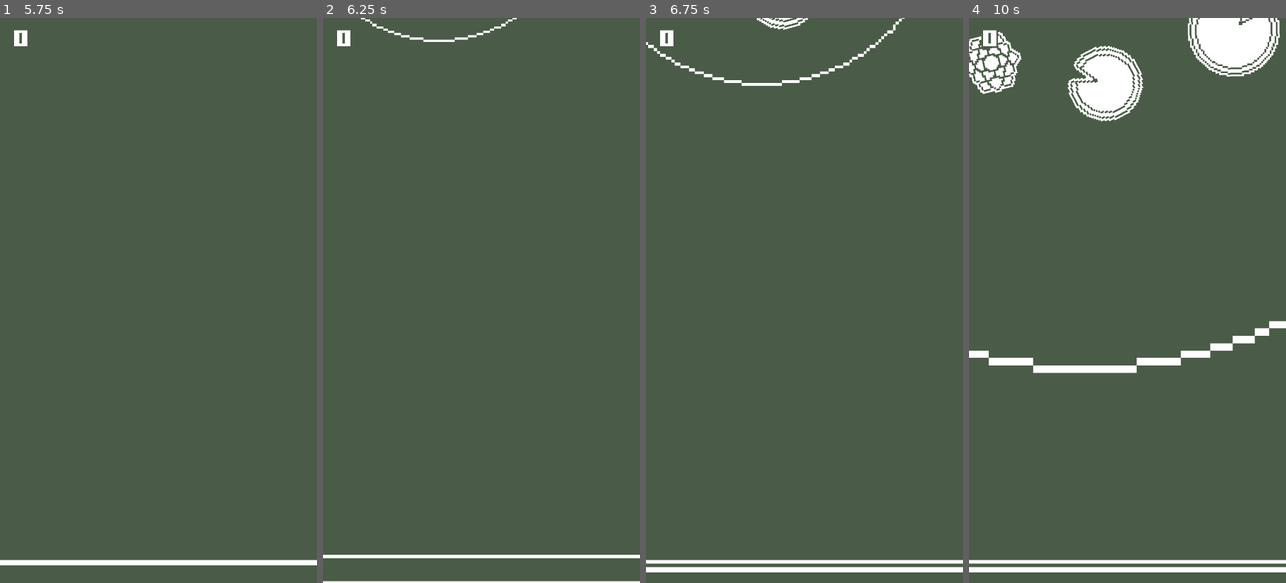
Above: before the commit, frames 1-4 (left to right).
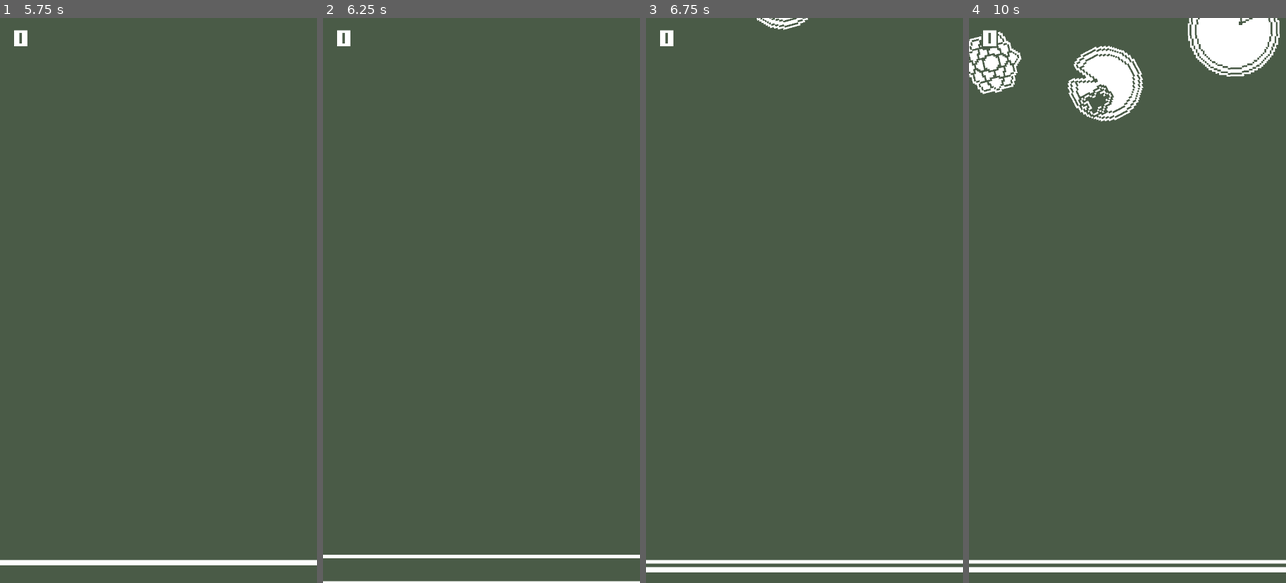
Above: after the commit, the same moments.

Repository: DGIST2023choidoyun/flogtus
Game: Godot game, scene res://Scenes/main.tscn
Two runs of this game, one before a commit and one after it. Both use one fixed random seed, a clock stepped at 60 frames per second and the inputs below.
Inputs (mouse positions are in pixels of both pictures, inside the frame that each line leads up to):
- Up to frame 1 (5.75 s): move the mouse to (228, 272) at 0.52 s; tap Space (Jump) at 0.6, 0.77, 1.07, 1.35, 1.52, 1.82, 2.1, 2.85, 3.02, 3.32, 3.6, 3.77, 4.07, 4.25, 4.35, 4.52, 4.82, 5.1 s; click (228, 272) at 0.67 s; move the mouse to (95, 328) at 1.27 s; click (95, 328) at 1.42 s; move the mouse to (190, 176) at 2.02 s; click (190, 176) at 2.17 s; move the mouse to (142, 413) at 2.77 s; click (142, 413) at 2.92 s; tap Enter at 3.5, 5 s; move the mouse to (253, 385) at 3.52 s; click (253, 385) at 3.67 s; move the mouse to (63, 215) at 4.27 s; click (63, 215) at 4.42 s; move the mouse to (174, 300) at 5.02 s; click (174, 300) at 5.17 s
- Up to frame 2 (6.25 s): tap Space (Jump) at 5.75, 5.85, 6.02 s; move the mouse to (433, 159) at 5.77 s; click (433, 159) at 5.92 s
- Up to frame 3 (6.75 s): tap Space (Jump) at 6.32, 6.6 s; move the mouse to (874, 272) at 6.52 s; click (874, 272) at 6.67 s
- Up to frame 4 (10 s): tap Space (Jump) at 6.77, 7.07, 7.35, 7.52, 7.82, 8.1, 8.85, 9.02, 9.32, 9.6, 9.77 s; move the mouse to (1064, 328) at 7.27 s; click (1064, 328) at 7.42 s; move the mouse to (1159, 176) at 8.02 s; click (1159, 176) at 8.17 s; move the mouse to (1111, 413) at 8.77 s; click (1111, 413) at 8.92 s; move the mouse to (1222, 385) at 9.52 s; click (1222, 385) at 9.67 s

Frame 1 is identical in both runs. In frame 2, 0.2% of the frame differs, in the area x 12-62%, y 0-5%; in frame 3, 0.5%; in frame 4, 1.7%, in the area x 0-100%, y 11-63%.

Commit message:
0827 animation

Diff:
--- a/Objects/frog.tscn
+++ b/Objects/frog.tscn
@@ -176,7 +176,7 @@
 }],
 "loop": false,
 "name": &"walk",
-"speed": 20.0
+"speed": 10.0
 }]
 
 [sub_resource type="RectangleShape2D" id="RectangleShape2D_giiu1"]
@@ -196,14 +196,23 @@
 unique_name_in_owner = true
 script = ExtResource("7_giiu1")
 
+[node name="RemoteTransform2D" type="RemoteTransform2D" parent="LandPoint"]
+position = Vector2(0, 2)
+remote_path = NodePath("../Sprite2D")
+update_rotation = false
+
 [node name="Sprite2D" type="Sprite2D" parent="LandPoint"]
+top_level = true
+z_index = 1
 texture_filter = 1
+position = Vector2(0, 2)
 texture = ExtResource("7_1lrn2")
 
 [node name="Sprite" type="AnimatedSprite2D" parent="."]
 sprite_frames = SubResource("SpriteFrames_vwpa2")
-animation = &"walk"
+animation = &"idle"
 autoplay = "idle"
+frame_progress = 0.746678
 script = ExtResource("3_506uw")
 
 [node name="Shape" type="CollisionShape2D" parent="."]
@@ -247,7 +256,7 @@
 
 [node name="Wave" parent="." instance=ExtResource("9_mp1wj")]
 
+[connection signal="animation_changed" from="Sprite" to="Sprite" method="_on_animation_changed"]
 [connection signal="animation_finished" from="Sprite" to="Sprite" method="_on_animation_finished"]
 [connection signal="frame_changed" from="Sprite" to="Sprite" method="_on_frame_changed"]
-[connection signal="landed" from="Sprite" to="." method="land"]
 [connection signal="screen_entered" from="VisibleOnScreenNotifier2D" to="CanvasLayer/TouchControl" method="show"]
--- a/Scripts/frog/frog.gd
+++ b/Scripts/frog/frog.gd
@@ -1,6 +1,6 @@
 class_name Frog extends Area2D
 
-enum STATE { NONE = -1, LANDED, JUMPED, DROWNED, CNT }
+enum STATE { NONE = -1, LANDED, WALKED, JUMPED, DROWNED, CNT }
 var state: STATE = STATE.NONE
 
 const max_dist: float = 100.0
@@ -16,35 +16,28 @@
 
 func _state(value: STATE) -> void:
 	match value:
+		STATE.WALKED:
+			if state != STATE.NONE and state != STATE.LANDED and state != STATE.WALKED and state != STATE.JUMPED:
+				return
+
+			$Sprite.animate("walk")
 		STATE.LANDED:
-			'''바닥 체크 후 처리'''
-			if state != STATE.NONE and state != STATE.JUMPED and state != STATE.LANDED:
+			'''물리 위치 변경'''
+			if state != STATE.JUMPED and state != STATE.LANDED:
 				return
-			var pad: Platform = _check_floor()
-			if pad == null:
-				drown.call_deferred()
-			else:
-				if self.platform != pad: # 바닥 같으면 처리 안 함
-					var local_pos: Vector2 = pad.to_local(self.global_position)
-					var glob_rot: float = self.global_rotation
 
-					self.reparent(pad, false)
-					self.position = local_pos
-					self.global_rotation = glob_rot
+			var local_pos: Vector2 = platform.to_local(self.global_position)
+			var glob_rot: float = self.global_rotation
+			self.reparent(platform, false)
+			self.position = local_pos
+			self.global_rotation = glob_rot
 
-					if self.platform != null:
-						Data.earn_score(pad)
+			$Sprite.animate("land")
 
-					self.platform = pad
-
-					self.monitoring = true
-
-					$Sprite.animate("land")
-				if not %LandPoint.is_real_jump:
-					$Sprite.animate("walk")
+			self.monitoring = true
 		STATE.JUMPED:
 			'''점프 애니메이션 설정'''
-			if state != STATE.LANDED and not is_ready:
+			if state != STATE.LANDED and state != STATE.WALKED and not is_ready:
 				return
 			var charged: float = charge_full - $ChargeTimer.time_left
 			var pos_tween: Tween = create_tween()
@@ -52,33 +45,26 @@
 
 			# 이동
 			pos_tween.tween_property(self, "global_position", $LandPoint.global_position, tween_time).set_trans(Tween.TRANS_SINE).set_ease(Tween.EASE_IN_OUT)
-			pos_tween.finished.connect(land)
+			pos_tween.finished.connect(step)
 
-			$LandPoint.hide()
-			set_process(false)
-
-			# 타이머 초기화
-			$ChargeTimer.wait_time = charge_full
-
-			# 애니메이션 설정
 			$Sprite.animate("jump", 0.6 / tween_time)
 
 			self.monitoring = false
 		STATE.DROWNED:
-			if state != STATE.LANDED:
+			if state != STATE.LANDED and state != STATE.WALKED and state != STATE.JUMPED:
 				return
 			self.reparent(get_tree().current_scene)
 			$Sprite.animate("drown")
-			$LandPoint.hide()
 			game_over()
 
-		STATE.CNT:
+		STATE.CNT, STATE.NONE:
 			return
 	state = value
 
 func _ready() -> void:
 	$ChargeTimer.wait_time = charge_full
 	LeapServer.connect_frog(self)
+	set_process(false)
 
 	if instance != null:
 		queue_free()
@@ -86,28 +72,43 @@
 		instance = self
 
 	await get_tree().physics_frame
-	land()
+	step()
 
 func _input(_event: InputEvent) -> void:
-	if state != STATE.LANDED:
+	if state != STATE.LANDED and state != STATE.WALKED:
 		return
 	elif Input.is_action_just_pressed(&"Jump"):
 		'''점프 타이머 & 착지 지점 설정'''
 		$ChargeTimer.start()
-		$LandPoint.show()
 
 		is_ready = true
 
 		await get_tree().create_timer(0.1).timeout
 		if is_ready:
 			$Sprite.animate("ready")
+			$LandPoint.show()
+
 	elif Input.is_action_just_released(&"Jump"):
+		is_ready = false
+
+		$LandPoint.hide()
+
 		_state(STATE.JUMPED)
 
-		is_ready = false
 
-func land() -> void:
-	_state(STATE.LANDED)
+func step() -> void:
+	var pad: Platform = _check_floor()
+	if pad == null:
+		drown.call_deferred()
+		return
+	if not %LandPoint.is_real_jump:
+		print("stepped")
+		_state(STATE.WALKED)
+	else:
+		if self.platform != pad:
+			self.platform = pad
+			Data.earn_score(pad)
+		_state(STATE.LANDED)
 
 func drown() -> void:
 	_state(STATE.DROWNED)
--- a/Scripts/frog/frog_animation.gd
+++ b/Scripts/frog/frog_animation.gd
@@ -1,5 +1,4 @@
 extends AnimatedSprite2D
-signal landed()
 
 var walk_frame = 0
 
@@ -14,11 +13,10 @@
 		&"drown":
 			Frog.instance.queue_free()
 		&"land":
-			print("land f")
 			self.play(&"idle")
 		&"walk":
-			print("walk f")
 			self.scale.x = 1
+			self.play(&"idle")
 
 func animate(type: String, speed: float = 1.0) -> void:
 	self.speed_scale = speed
@@ -27,10 +25,6 @@
 			if %LandPoint.is_real_jump:
 				self.play(&"jump")
 				%JumpSound.play()
-			else:
-				self.play(&"walk")
-				self.scale.x = 1 if walk_frame % 2 == 0 else -1
-				walk_frame += 1
 		"drown":
 			get_parent().rotation = 0
 			get_parent().z_index = -1
@@ -43,4 +37,11 @@
 		"land":
 			self.play(&"land")
 		"walk":
-			pass
+			self.play(&"walk")
+			self.scale.x = 1 if walk_frame % 2 == 0 else -1
+			walk_frame += 1
+
+
+
+func _on_animation_changed() -> void:
+	prints("anim", self.animation)
--- a/Scripts/frog/land_point.gd
+++ b/Scripts/frog/land_point.gd
@@ -22,4 +22,4 @@
 			is_real_jump = false
 		else:
 			set_process(false)
-			self.position = Vector2.ZERO
+			set_deferred(&"position", Vector2.ZERO)
Not shown: 1 places in Scenes/main.tscn that only renumber resources
Binary file changed: Textures/land_point.png
